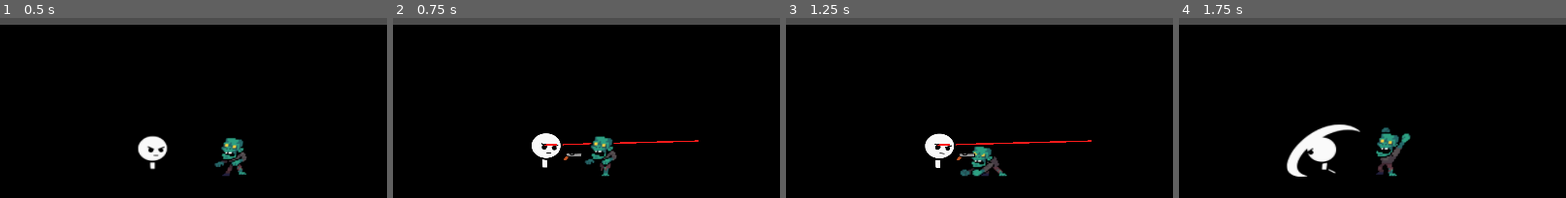
Above: before the commit, frames 1-4 (left to right).
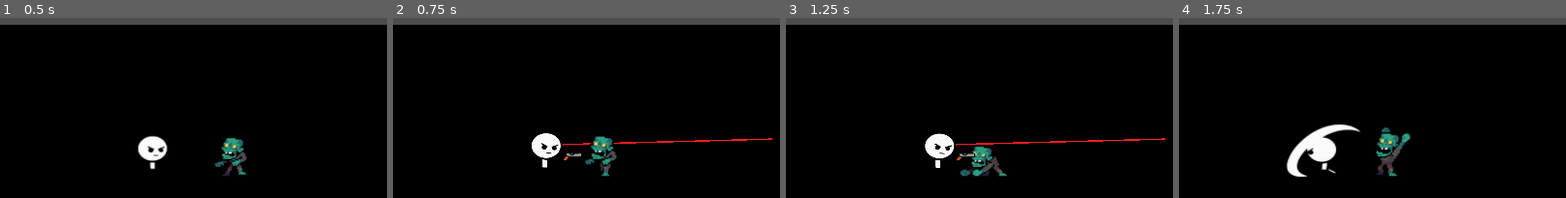
Above: after the commit, the same moments.

Repository: titojuanc/Juego-4-Melgarejo-Messina-Negri
Game: Godot game, scene res://scenes/Debug.tscn
The game is run twice, just before and just after one commit, with the same random seed, the same clock (stepped at 60 frames per second) and the same inputs.
Inputs (mouse positions are % of the whole screen's width and height, from its top left):
- Up to frame 1 (0.5 s): no input
- Up to frame 2 (0.75 s): move the mouse to (72, 34) at 0.52 s; hold Right mouse button (click_der) from 0.53 s (still down)
- Up to frame 3 (1.25 s): keep holding Right mouse button (click_der)
- Up to frame 4 (1.75 s): move the mouse to (30, 46) at 1.27 s; release Right mouse button (click_der) at 1.28 s; click (30, 46) at 1.35 s
The pictures show only the part of the screen within x 31-80%, y 0-50%; the shares and areas given below are measured in that part.

Frame 1 is identical in both runs. In frame 2, 0.2% of the frame differs, in the area x 39-98%, y 66-71%; in frame 3, 0.2%; in frame 4, nothing differs.

Commit message:
Correccion de formulas de apuntado

Diff:
--- a/tower-defense/scenes/Jugador.tscn
+++ b/tower-defense/scenes/Jugador.tscn
@@ -776,10 +776,10 @@
 size = Vector3(1, 1.512146, 1)
 
 [sub_resource type="BoxShape3D" id="BoxShape3D_qo7ab"]
-size = Vector3(0.05, 0.05, 1)
+size = Vector3(0.05, 0.05, 7)
 
 [sub_resource type="BoxMesh" id="BoxMesh_u74oq"]
-size = Vector3(0.05, 0.05, 1)
+size = Vector3(0.05, 0.05, 7)
 
 [sub_resource type="StandardMaterial3D" id="StandardMaterial3D_qo7ab"]
 albedo_color = Color(1, 1, 1, 0.39215687)
@@ -812,9 +812,11 @@
 collision_mask = 8
 
 [node name="CollisionShape3D" type="CollisionShape3D" parent="LineaApuntado" unique_id=828734539]
+transform = Transform3D(1, 0, 0, 0, 1, 0, 0, 0, 1, 0, 0, 3.4892924)
 shape = SubResource("BoxShape3D_qo7ab")
 
 [node name="MeshInstance3D" type="MeshInstance3D" parent="LineaApuntado" unique_id=1848062939]
+transform = Transform3D(1, 0, 0, 0, 1, 0, 0, 0, 1, 0, 0, 3.4892924)
 mesh = SubResource("BoxMesh_u74oq")
 surface_material_override/0 = SubResource("StandardMaterial3D_qo7ab")
 
--- a/tower-defense/scripts/jugador.gd
+++ b/tower-defense/scripts/jugador.gd
@@ -151,17 +151,12 @@
 			linea_area.visible = true
 			var dir_xz = Vector3(dir.x, 0, dir.z)
 			var dir_norm = dir_xz.normalized()
-			const LARGO = 5.0
-
 			linea_area.global_rotation = Vector3(0, atan2(dir.x, dir.z), 0)
-			linea_area.global_position = global_position + dir_norm * LARGO / 2
-			linea_area.global_position.y = global_position.y + 0
-			linea_area.scale.z = LARGO
-
+			linea_area.global_position = global_position + dir_norm / 2
 			if enemigo_en_linea:
-				mat_linea.albedo_color = Color(1, 0, 0, 1)
+				mat_linea.albedo_color = Color(1, 0, 0, 0.3)
 			else:
-				mat_linea.albedo_color = Color(1, 1, 1, 1)
+				mat_linea.albedo_color = Color(1, 1, 1, 0.3)
 		else:
 			linea_area.visible = false
 
